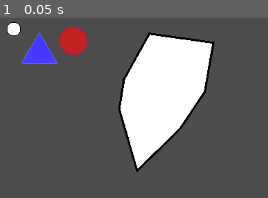
Above: before the commit, frame 1.
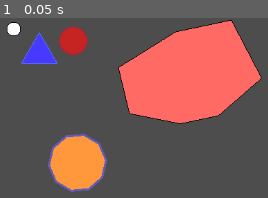
Above: after the commit, the same moment.

Repository: OscarPindaro/ProceduralAnimation
Game: Godot game, scene res://scenes/Shapes/all_shapes.tscn
Two runs of this game, one before a commit and one after it. Both use one fixed random seed, a clock stepped at 60 frames per second and the inputs below. This scene is started directly instead of the project's main scene.
Inputs:
- Up to frame 1 (0.05 s): no input

The runs differ from the first frame. In frame 1, 31% of the frame differs, in the area x 17-98%, y 1-97%.

Commit message:
added regular polygon and polygon

Diff:
--- a/scenes/Shapes/all_shapes.tscn
+++ b/scenes/Shapes/all_shapes.tscn
@@ -3,7 +3,8 @@
 [ext_resource type="Script" uid="uid://l7gsqqn8122e" path="res://scenes/Shapes/triangle.gd" id="1_0wo4f"]
 [ext_resource type="Script" uid="uid://b5ocl6n2015b5" path="res://scenes/Shapes/point.gd" id="1_w7qsj"]
 [ext_resource type="Script" uid="uid://bhighqfo0oncl" path="res://scenes/Shapes/circle.gd" id="2_dgmen"]
-[ext_resource type="Script" uid="uid://cepluiy6mij0k" path="res://scenes/Shapes/vector_object.gd" id="4_aer8v"]
+[ext_resource type="Script" uid="uid://c6myd3cfqnfi8" path="res://scenes/Shapes/regular_polygon.gd" id="4_aer8v"]
+[ext_resource type="Script" uid="uid://vwnme1jg7n2g" path="res://scenes/Shapes/polygon.gd" id="5_dhfeh"]
 
 [node name="AllShapes" type="Node2D" unique_id=403402838]
 
@@ -31,9 +32,21 @@
 radius = 20.0
 border = 2.0
 
-[node name="VectorObject" type="Node2D" parent="." unique_id=1377079785]
-position = Vector2(235, 106)
+[node name="RegularPolygon" type="Node2D" parent="." unique_id=82441831]
+position = Vector2(119, 209)
 script = ExtResource("4_aer8v")
-points = PackedVector2Array(67.585785, 0.41942906, 31.224382, 54.666504, -30.16041, 114.567856, -55.843616, 25.585033, -49.094604, -17.298304, -12.485025, -83.37357, 79.90345, -70.29852)
+sides = 10
+radius = 41.44259
+start_angle = 6.195305
+points = PackedVector2Array(41.28266, -3.6373067, 35.536335, 21.32269, 16.216326, 38.138153, -9.297752, 40.386135, -31.260422, 27.207981, -41.28266, 3.6372933, -35.53634, -21.322685, -16.216333, -38.138153, 9.297766, -40.386135, 31.260431, -27.20797)
+icolor = Color(1, 0.59063894, 0.2334544, 1)
+ocolor = Color(0.39111853, 0.35165876, 0.7291666, 1)
 border = 3.0
-metadata/_custom_type_script = "uid://cepluiy6mij0k"
+metadata/_custom_type_script = "uid://c6myd3cfqnfi8"
+
+[node name="Polygon" type="Node2D" parent="." unique_id=43962785]
+position = Vector2(278, 98)
+script = ExtResource("5_dhfeh")
+points = PackedVector2Array(106.472855, -11.17679, 44.134525, 43.129078, -10.563081, 54.619858, -84.06099, 39.908524, -100.149345, -26.349714, -17.39945, -78.02044, 62.762142, -94.97008)
+icolor = Color(1, 0.41537255, 0.39547426, 1)
+metadata/_custom_type_script = "uid://vwnme1jg7n2g"
--- a/scenes/Shapes/polygon.gd
+++ b/scenes/Shapes/polygon.gd
@@ -2,7 +2,9 @@
 class_name Polygon
 extends VectorObject
 
-func randomize_points() -> void:
+@export_tool_button("Randomize", "Callable") var randomize_action: Callable = Callable(self, &"randomize_shape")
+
+func randomize_shape() -> void:
     var rng := RandomNumberGenerator.new()
     rng.randomize()
 
--- /dev/null
+++ b/scenes/Shapes/regular_polygon.gd
@@ -0,0 +1,45 @@
+@tool
+class_name RegularPolygon
+extends Polygon
+
+var _batch_update: bool = false
+
+@export_range(3, 100) var sides: int = 3:
+    set(value):
+        sides = maxi(value, 3)
+        if not _batch_update:
+            update_points()
+
+@export var radius: float = 10.0:
+    set(value):
+        radius = maxf(value, 0.0)
+        if not _batch_update:
+            update_points()
+
+@export var start_angle: float = 0.0:
+    set(value):
+        start_angle = value
+        if not _batch_update:
+            update_points()
+
+func _ready() -> void:
+    update_points()
+
+func update_points() -> void:
+    var generated_points := PackedVector2Array()
+    for index in range(sides):
+        var angle := start_angle + TAU / sides * index
+        generated_points.append(Vector2.RIGHT.rotated(angle) * radius)
+    points = generated_points
+
+func randomize_shape() -> void:
+    var rng := RandomNumberGenerator.new()
+    rng.randomize()
+
+    _batch_update = true
+    sides = rng.randi_range(3, 10)
+    radius = rng.randf_range(10.0, 120.0)
+    start_angle = rng.randf_range(0.0, TAU)
+    _batch_update = false
+
+    update_points()
Not shown, added: scenes/Shapes/regular_polygon.gd.uid
Not shown, changed: AGENTS.md
